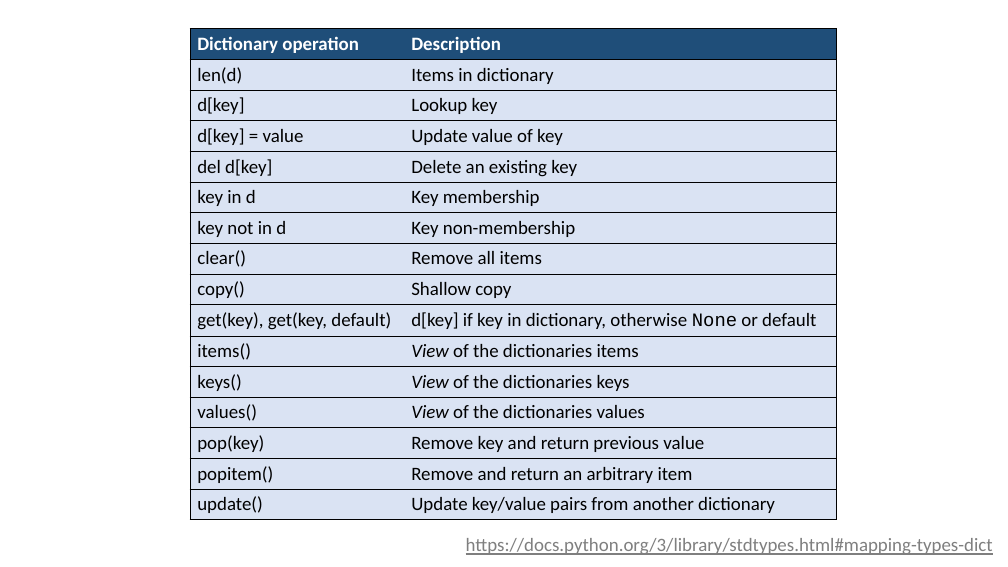
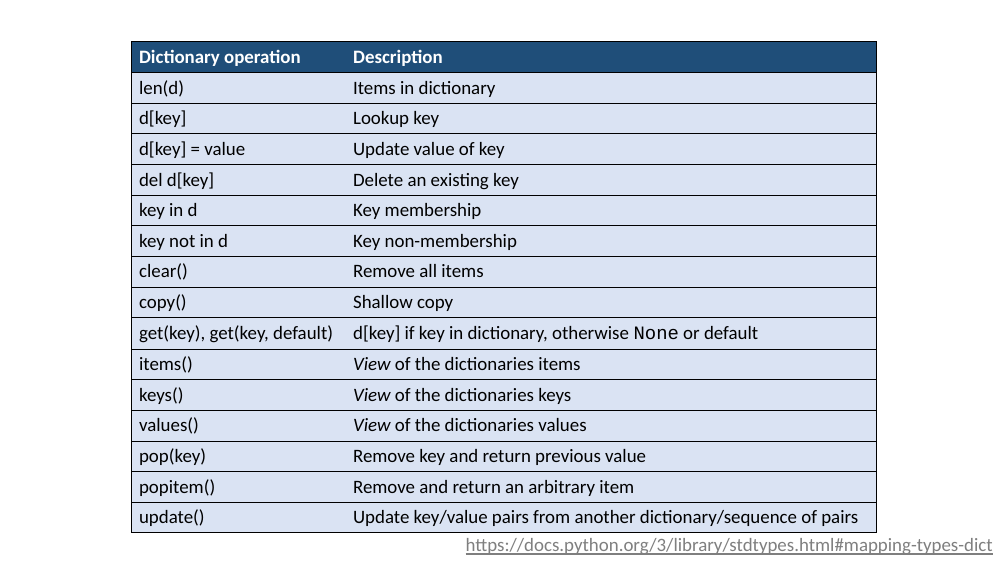
Before and after one commit to gsbrodal/gsbrodal.github.io, a slide deck: slide 6 of ipsa/slides/dictionaries.pptx. Drawn at 1008x567 pixels with LibreOffice and Linux fonts; fonts in the diff are those of the drawing. Boxes give left, top, right and bottom in pixels: in the first picture for what was removed or moved away, otherwise in the second. Text is boxed around its words. In the diff, an @@ line names an element or a change of style, - is before the commit and + after.

```diff
--- a/ipsa/slides/dictionaries.pptx
+++ b/ipsa/slides/dictionaries.pptx
@@ table at box(132, 42, 876, 530) @@
-row 16, column 2: Update key/value pairs from another dictionary
+row 16, column 2: Update key/value pairs from another dictionary/sequence of pairs
@@ table: place and size @@
-table at box(190, 29, 836, 517)
+table at box(132, 42, 876, 530)
```
Also in this commit, not shown: 4 other slides changed, 4 other files.
